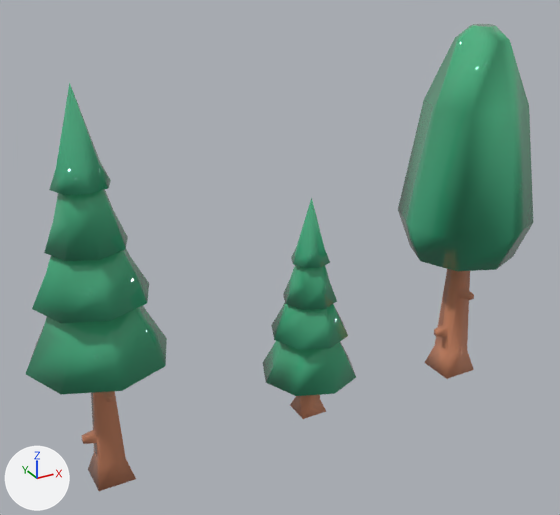
The OBJ model ConfigInicial/Models/Tree/Tree_normal/Tree_normal.obj as it was, and as the next commit left it.
Camera for both pictures: a 50 mm camera at (-6.68, -7.17, 5.85) aimed at (-2.65, 0.16, 2.18). The lights are fixed; the arrows at lower left show +X, +Y and +Z. The picture after the commit comes second. Where no turn or scale is listed for an object, it has been applied to the vertices.

The scene before the commit, as lines of its bpy script (objects in view):
```python
me_tree = bpy.data.meshes.new('tree')
me_tree.from_pydata(...)  # 101 vertices, 168 faces; spans x -2.9..-1.67, y -0.54..0.69, z 0.0..2.9
me_tree.materials.append(mat_colormap)  # picture img_colormap_png
me_tree_high = bpy.data.meshes.new('tree_high')
me_tree_high.from_pydata(...)  # 121 vertices, 200 faces; spans x -5.68..-4.15, y -0.73..0.81, z 0.0..4.46
me_tree_high.materials.append(mat_colormap)  # picture img_colormap_png
me_tree_high_round = bpy.data.meshes.new('tree_high_round')
me_tree_high_round.from_pydata(...)  # 68 vertices, 126 faces; spans x -0.87..0.87, y -0.87..0.87, z 0.0..4.68
me_tree_high_round.materials.append(mat_colormap)  # picture img_colormap_png
ob_tree = bpy.data.objects.new('tree', me_tree)
ob_tree.location = (0.0, 0.0, 0.0)
ob_tree_high = bpy.data.objects.new('tree_high', me_tree_high)
ob_tree_high.location = (0.0, 0.0, 0.0)
ob_tree_high_round = bpy.data.objects.new('tree_high_round', me_tree_high_round)
ob_tree_high_round.location = (0.0, 0.0, 0.0)
# also in view: 'Group24122' at (1.08, -0.01, 0.38)
```
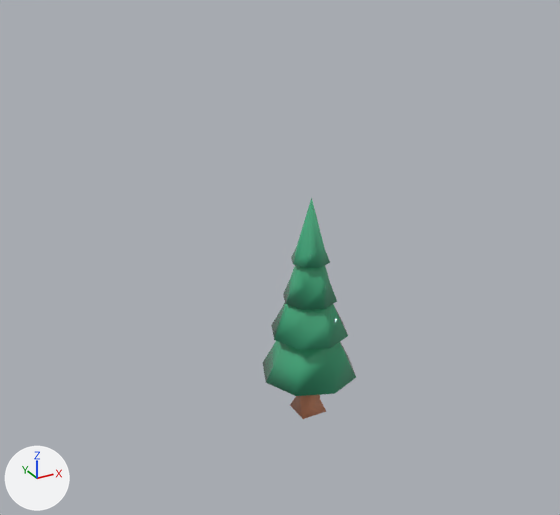
Where the change shows, as pixel boxes (x1, y1, x2, y2) in the pictures (560 x 515 px):
'tree_high_round', deleted (green): before (398, 24, 533, 379)
'tree_high', deleted (green): before (26, 82, 167, 491)
'Group24122', unchanged, covered by the edit: before (485, 308, 534, 351)

Diff of the bpy script that builds the scene:
```diff
--- a/ConfigInicial/Models/Tree/Tree_normal/Tree_normal.obj.py
+++ b/ConfigInicial/Models/Tree/Tree_normal/Tree_normal.obj.py
@@ ob_tree_high @@
-ob_tree_high = bpy.data.objects.new('tree_high', me_tree_high)
-ob_tree_high.location = (0.0, 0.0, 0.0)
@@ ob_tree_high_round @@
-ob_tree_high_round = bpy.data.objects.new('tree_high_round', me_tree_high_round)
-ob_tree_high_round.location = (0.0, 0.0, 0.0)
```
